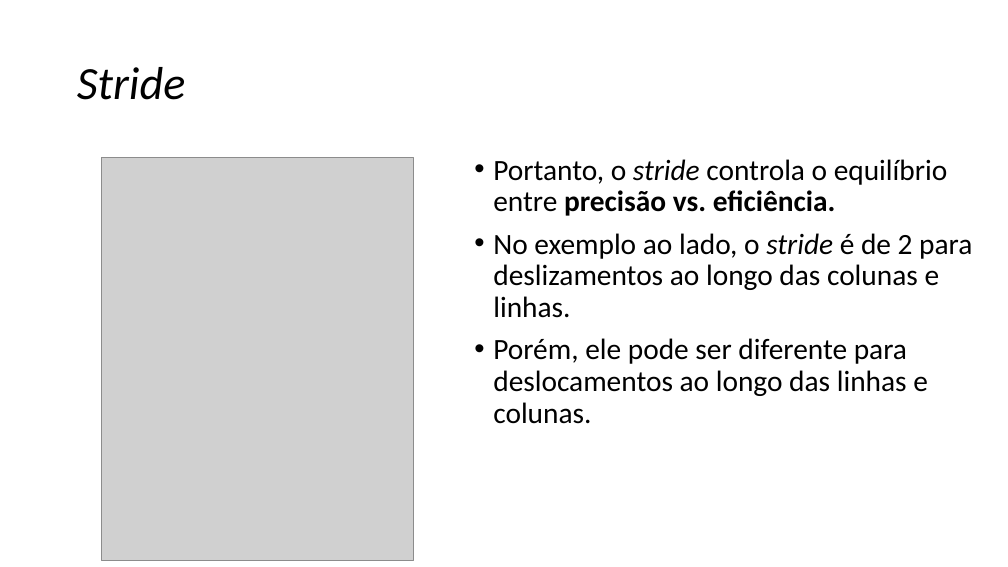
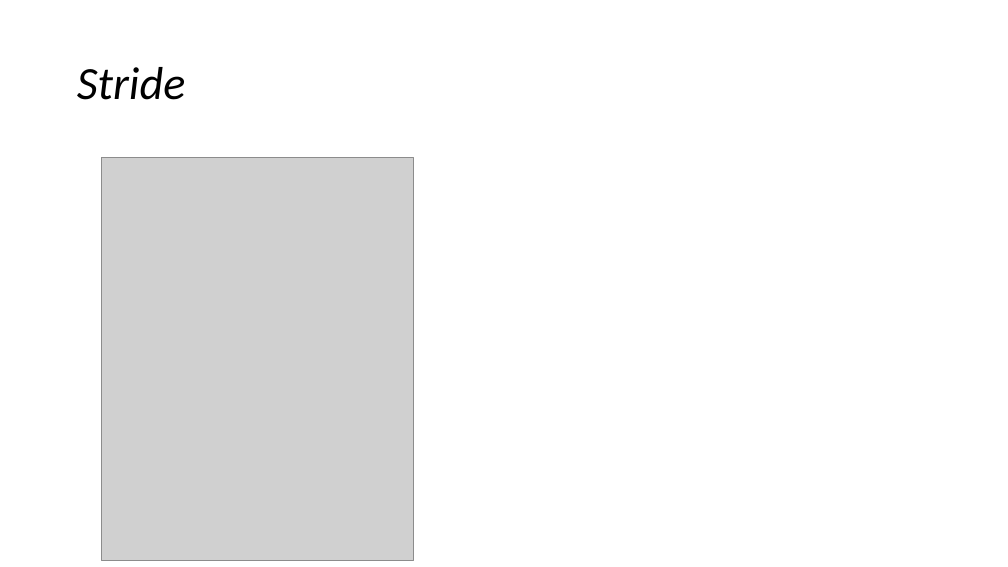
Before and after one commit to zz4fap/c24_inteligencia_artificial, a slide deck: slide 37 of slides/C24_CNN.pptx. Drawn at 1008x567 pixels with LibreOffice and Linux fonts; fonts in the diff are those of the drawing; grey boxes stand for pictures. Boxes give left, top, right and bottom in pixels: in the first picture for what was removed or moved away, otherwise in the second. Text is boxed around its words. In the diff, an @@ line names an element or a change of style, - is before the commit and + after.

```diff
--- a/slides/C24_CNN.pptx
+++ b/slides/C24_CNN.pptx
@@ text removed at bbox=[493, 159, 972, 424] @@
-• Portanto, o stride controla o equilíbrio entre precisão vs. eficiência.
-• No exemplo ao lado, o stride é de 2 para deslizamentos ao longo das colunas e linhas.
-• Porém, ele pode ser diferente para deslocamentos ao longo das linhas e colunas.
```
Also in this commit, not shown: 19 other slides changed, 1 other file.
